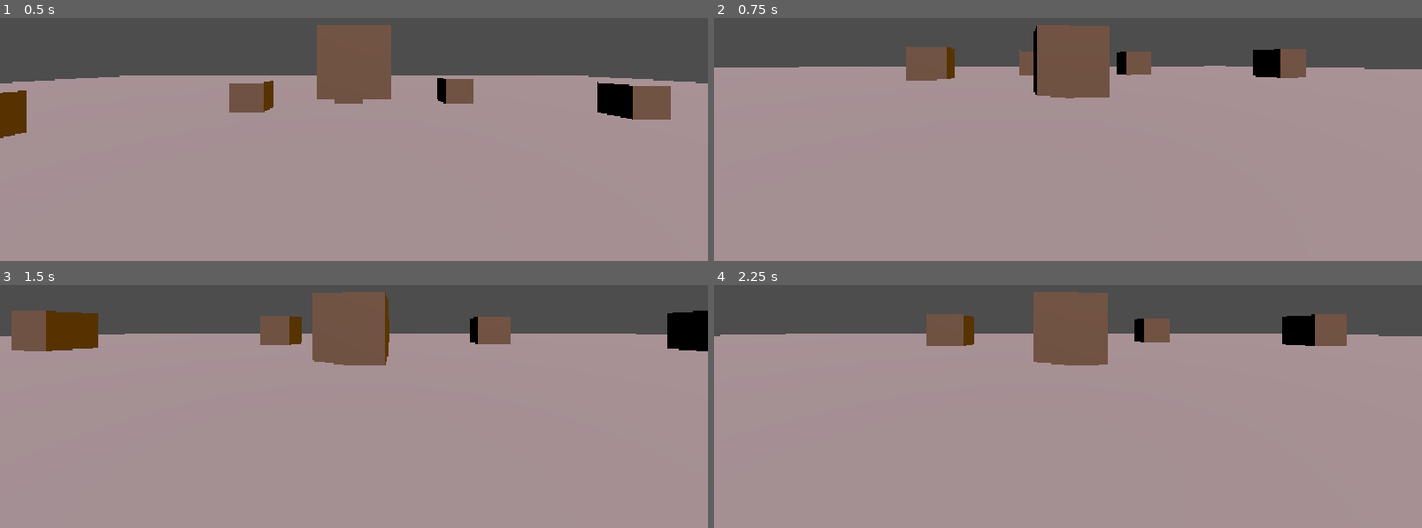
Above: before the commit, frames 1-4 (two rows, left to right).
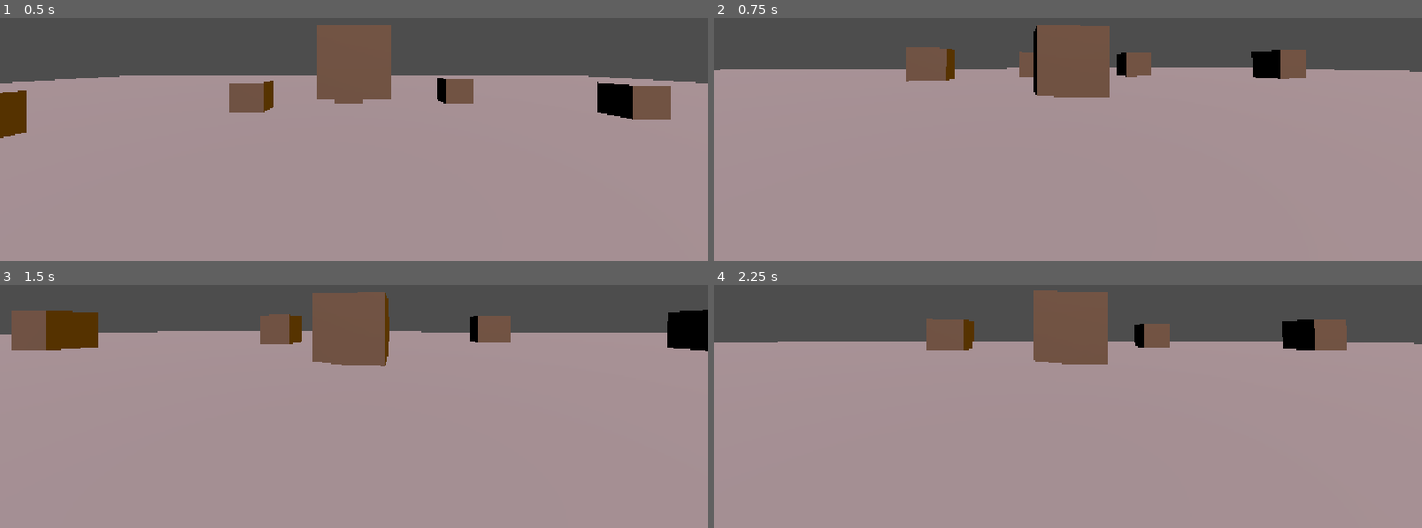
Above: after the commit, the same moments.

Repository: Sgedelta/orbscape
Game: Godot game, scene res://assets/random_bs_go/testing_deforming.tscn
Two runs of this game, one before a commit and one after it. Both use one fixed random seed, a clock stepped at 60 frames per second and the inputs below. The project has no main scene, so this scene is started directly.
Inputs (mouse positions are in pixels of both pictures, inside the frame that each line leads up to):
- Up to frame 1 (0.5 s): no input
- Up to frame 2 (0.75 s): tap Enter at 0.5 s; move the mouse to (1103, 61) at 0.52 s; tap Mouse wheel down (backward) at 0.6 s
- Up to frame 3 (1.5 s): tap Space at 1.25 s; move the mouse to (318, 331) at 1.27 s; tap Mouse wheel up (forward) at 1.35 s
- Up to frame 4 (2.25 s): tap Enter at 2 s; move the mouse to (1082, 321) at 2.02 s; tap Mouse wheel down (backward) at 2.1 s

Frame 1 is identical in both runs. In frame 2, 0.7% of the frame differs, in the area x 0-100%, y 2-34%; in frame 3, 0.6%; in frame 4, 3.1%.

Commit message:
updated camera to use spring arm

Diff:
--- a/assets/random_bs_go/camera.gd
+++ b/assets/random_bs_go/camera.gd
@@ -3,7 +3,13 @@
 @export var target: Node3D
 @export var mouse_sens := 0.003
 @export var follow_speed := 8.0
+@export var lower_limit = deg_to_rad(-60)
+@export var upper_limit = deg_to_rad(30)
 
+
+@onready var arm = $SpringArm
+
+var vertical_rot = 0.0
 
 func _ready() -> void:
 	Input.mouse_mode = Input.MOUSE_MODE_CAPTURED
@@ -11,8 +17,15 @@
 func _unhandled_input(event: InputEvent) -> void:
 	if event is InputEventMouseMotion and Input.mouse_mode == Input.MOUSE_MODE_CAPTURED:
 		rotate_y(-event.relative.x * mouse_sens)
+
+		vertical_rot -= event.relative.y * mouse_sens
+		vertical_rot = clamp(vertical_rot, lower_limit, upper_limit)
+
+		arm.rotation.x = vertical_rot
+
 	elif event is InputEventKey and event.pressed and event.keycode == KEY_ESCAPE:
 		Input.mouse_mode = Input.MOUSE_MODE_VISIBLE
+
 
 func _process(delta: float) -> void:
 	if target:
--- a/assets/random_bs_go/test_player_controller.gd
+++ b/assets/random_bs_go/test_player_controller.gd
@@ -1,5 +1,6 @@
 extends RigidBody3D
 
+@export var camera_controller : Node3D;
 @export var subdivisions : int = 7;
 @export var force_falloff : Curve;
 @export var impulse_needed_to_deform = .5;
@@ -7,6 +8,7 @@
 @export var sensitivity = 1.0
 @export var sphere_size = .33;
 @export var dent_str_scalar = 1.0;
+
 
 var max_impulse = .15;
 var min_impulse = .01;
@@ -33,7 +35,10 @@
 	pass
 
 func _physics_process(delta: float) -> void:
-	apply_torque( Vector3(-1, 0, 0) * accumulated_force)
+	var fwd := -camera_controller.global_basis.z
+	var axis := Vector3.UP.cross(fwd)
+
+	apply_torque( axis * accumulated_force)
 
 	accumulated_force = 0
 
--- a/assets/random_bs_go/testing_deforming.tscn
+++ b/assets/random_bs_go/testing_deforming.tscn
@@ -117,12 +117,13 @@
 transform = Transform3D(0.37211138, -0.85793644, 0.35422915, 0.36870316, 0.4868599, 0.7918497, -0.85181653, -0.16405079, 0.49748984, 3.3350372, 4.8738756, -3.0565524)
 light_color = Color(0.9441231, 0.5932466, 0, 1)
 
-[node name="RigidBody3D" type="RigidBody3D" parent="." unique_id=694958278]
+[node name="RigidBody3D" type="RigidBody3D" parent="." unique_id=694958278 node_paths=PackedStringArray("camera_controller")]
 transform = Transform3D(1, 0, 0, 0, 1, 0, 0, 0, 1, 0, 2.7584233, 0)
 inertia = Vector3(1, 1, 1)
 contact_monitor = true
 max_contacts_reported = 8
 script = ExtResource("1_p7kt0")
+camera_controller = NodePath("../CameraController")
 subdivisions = 15
 force_falloff = SubResource("Curve_51tfg")
 impulse_to_deform_str = SubResource("Curve_leiga")
